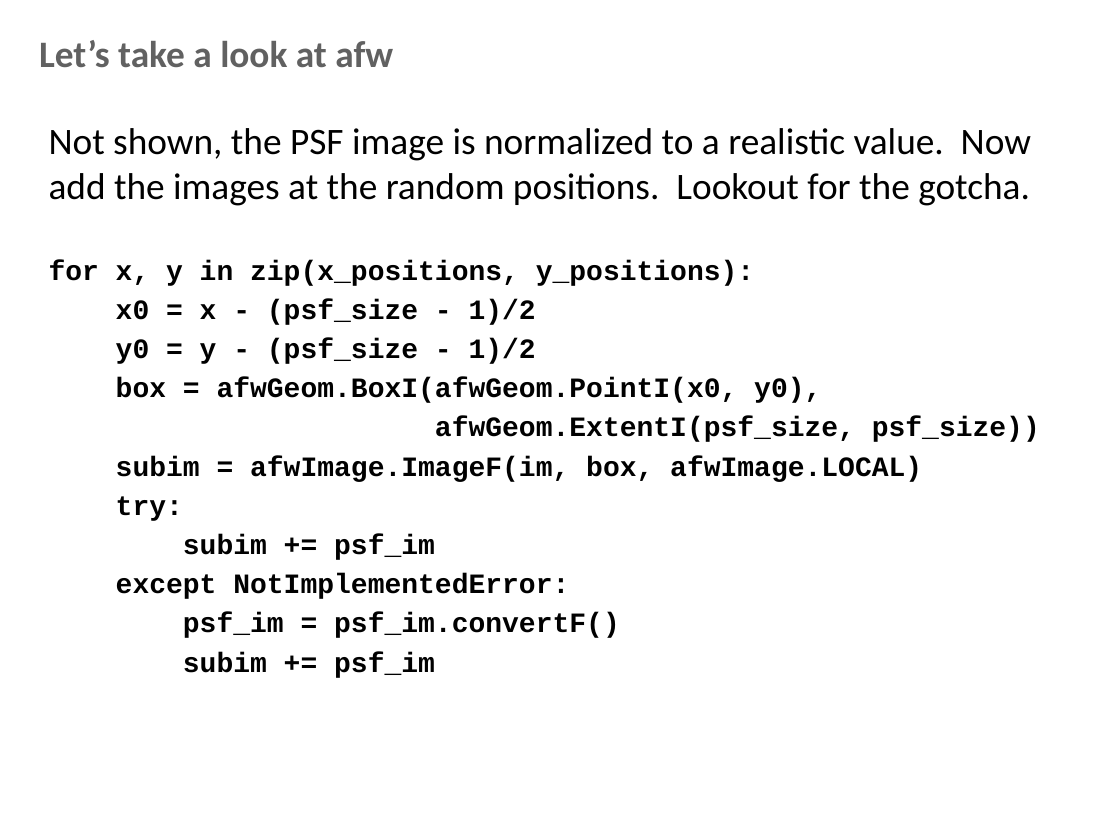
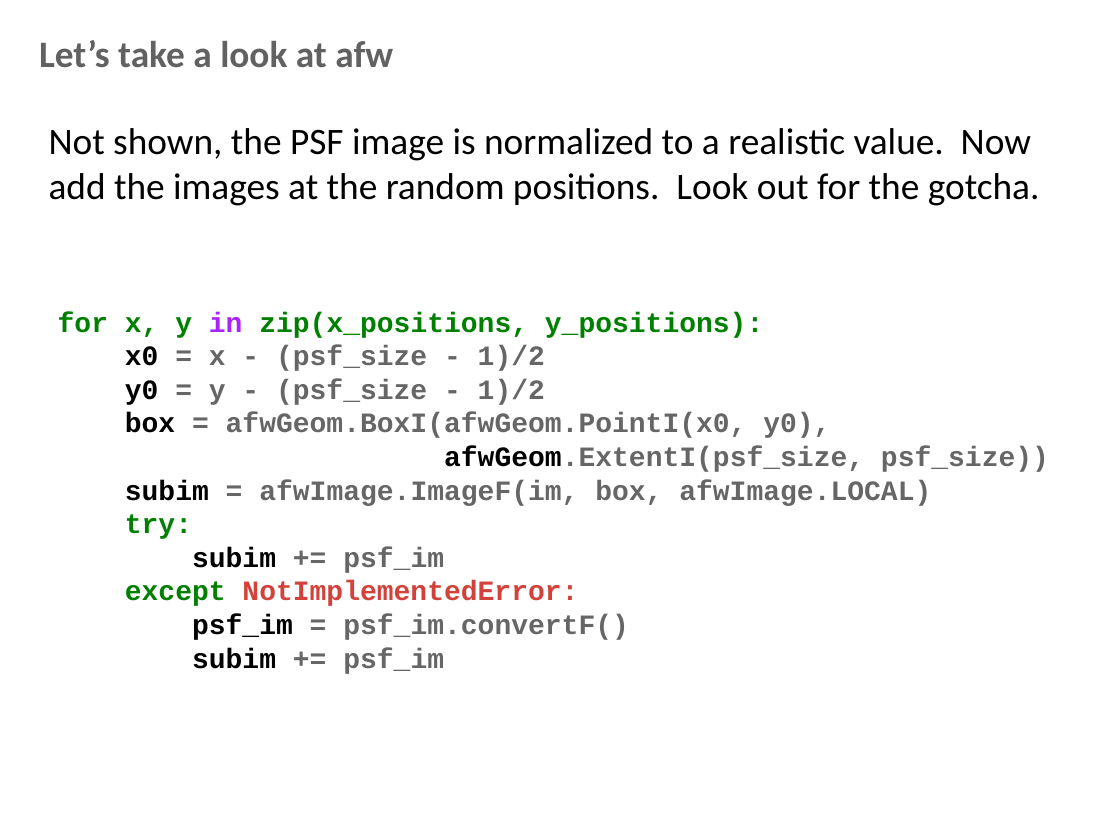
Before and after one commit to lsst-dm/Oct15_bootcamp, a slide deck: slide 15 of documents/afw_lecture.pptx. Drawn at 1120x840 pixels with LibreOffice and Linux fonts; fonts in the diff are those of the drawing; background and template pictures are left out. Boxes give left, top, right and bottom in pixels: in the first picture for what was removed or moved away, otherwise in the second. Text is boxed around its words. In the diff, an @@ line names an element or a change of style, - is before the commit and + after.

```diff
--- a/documents/afw_lecture.pptx
+++ b/documents/afw_lecture.pptx
@@ text at [49, 128, 1040, 206]: text changed; size 18 to 24 pt; font Courier New to Calibri; bold off @@
-Not shown, the PSF image is normalized to a realistic value. Now add the images at the random positions. Lookout for the gotcha.
-for x, y in zip(x_positions, y_positions):
-x0 = x - (psf_size - 1)/2
-y0 = y - (psf_size - 1)/2
-box = afwGeom.BoxI(afwGeom.PointI(x0, y0),
-afwGeom.ExtentI(psf_size, psf_size))
-subim = afwImage.ImageF(im, box, afwImage.LOCAL)
-try:
-subim += psf_im
-except NotImplementedError:
-psf_im = psf_im.convertF()
-subim += psf_im
+Not shown, the PSF image is normalized to a realistic value. Now add the images at the random positions. Look out for the gotcha.
@@ text added at [58, 312, 1049, 674], 18 pt, text #666666, bold @@
+for x, y in zip(x_positions, y_positions):
+x0 = x - (psf_size - 1)/2
+y0 = y - (psf_size - 1)/2
+box = afwGeom.BoxI(afwGeom.PointI(x0, y0),
+afwGeom.ExtentI(psf_size, psf_size))
+subim = afwImage.ImageF(im, box, afwImage.LOCAL)
+try:
+subim += psf_im
+except NotImplementedError:
+psf_im = psf_im.convertF()
+subim += psf_im
```
Also in this commit, not shown: 16 other slides changed, 10 slides added, 4 slides removed, 2 other files.
